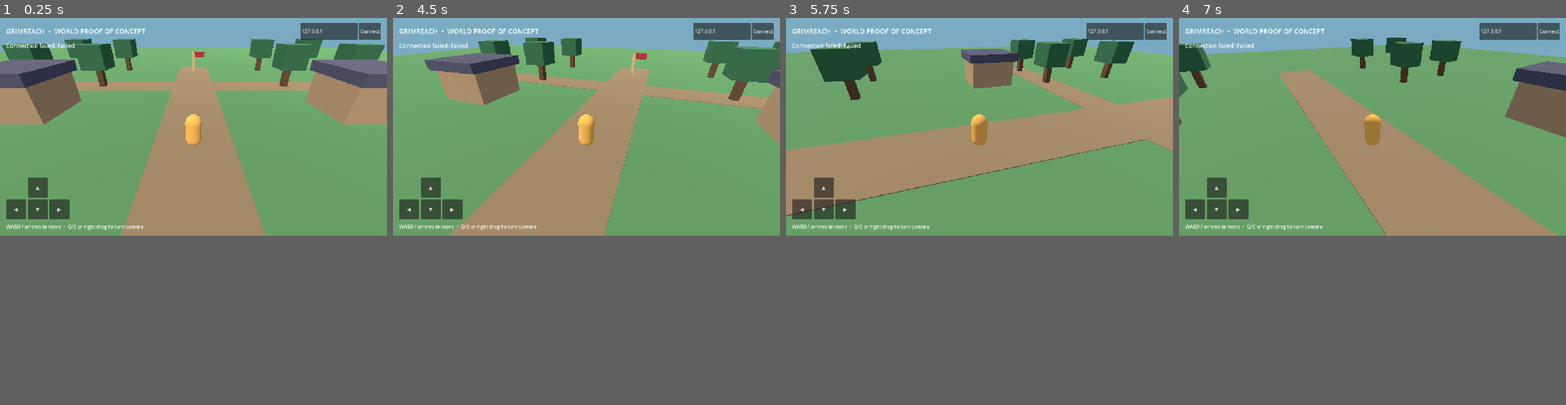
Above: before the commit, frames 1-4 (left to right).
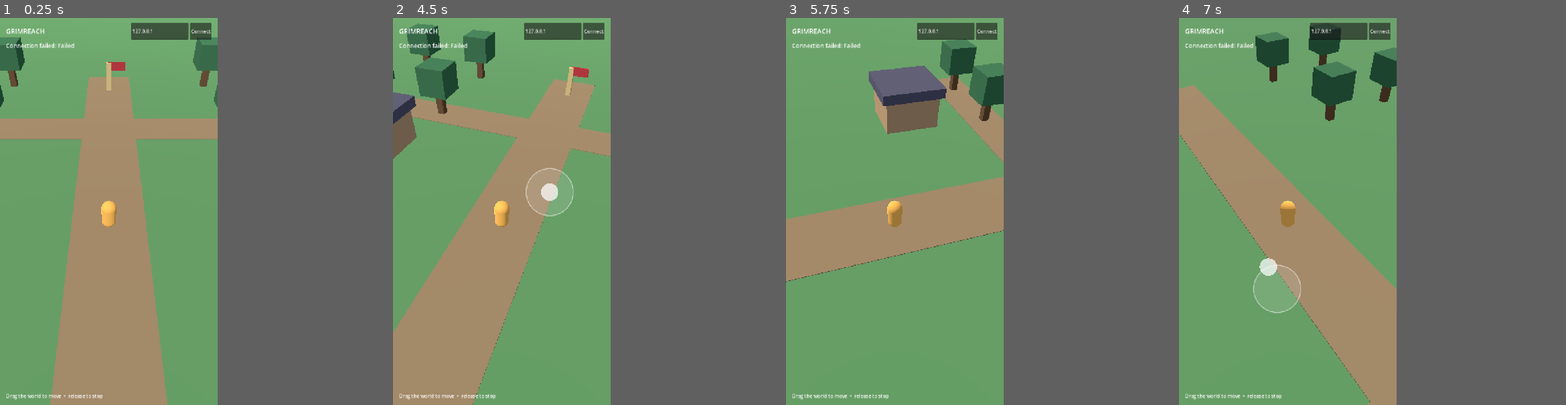
Above: after the commit, the same moments.

Repository: mozrin/grimreach
Game: Godot game, scene res://main.tscn
Same seed, same stepped clock (60 frames per second), same inputs: the game is played once before the commit and once after it.
Inputs (mouse positions are in pixels of both pictures, inside the frame that each line leads up to):
- Up to frame 1 (0.25 s): no input
- Up to frame 2 (4.5 s): click (431, 188) at 0.5 s, where only the run before the commit has a clickable "▲"; click (408, 207) at 1.25 s, where only the run before the commit has a clickable "◀"; click (431, 207) at 2 s, where only the run before the commit has a clickable "▼"; click (451, 207) at 2.75 s, where only the run before the commit has a clickable "▶"; click "Connect" at 3.5 s; move the mouse to (671, 114) at 4.27 s; hold D from 4.28 s (still down); hold Q from 4.28 s (still down); click (671, 114) at 4.42 s
- Up to frame 3 (5.75 s): release D at 5 s; release Q at 5 s; drag from (902, 137) to (960, 168) at 5.02 s
- Up to frame 4 (7 s): move the mouse to (1411, 79) at 5.77 s; hold D 5.78-6.5 s; hold Q 5.78-6.5 s; drag from (1353, 168) to (1256, 95) at 6.52 s
In our replay, the window is 800x450 before the commit and 450x800 after it. These sizes can differ from the game's own. Grey fills any space a smaller window leaves; there, only what the larger window draws over its background counts as a difference.

The runs differ from the first frame. In frame 1, 45% of the frame differs, in the area x 0-100%, y 0-100%; in frame 2, 39%; in frame 3, 39%; in frame 4, 48%.

Commit message:
feat(mobile): add portrait floating joystick
Match the phone movement gesture observed in Dreamdale.

- Drag from any open world touch point to steer
- Stop on release and keep the third-person camera following
- Document portrait controls for Android and Ubuntu

Diff:
--- a/client/main.gd
+++ b/client/main.gd
@@ -2,6 +2,7 @@
 
 const PORT := 7777
 const MOVE_INTERVAL := 0.1
+const JOYSTICK_RADIUS := 78.0
 
 var connection := StreamPeerTCP.new()
 var connected := false
@@ -9,11 +10,14 @@
 var incoming := ""
 var own_id := ""
 var avatars := {}
-var held := {}
 var camera_yaw := 0.0
 var input_elapsed := 0.0
+var move_touch_index := -1
+var move_touch_origin := Vector2.ZERO
+var move_touch_offset := Vector2.ZERO
 
 var camera: Camera3D
+var joystick_visual: Node2D
 var status_label: Label
 var host_edit: LineEdit
 
@@ -35,7 +39,7 @@
 	var target := Vector3.ZERO
 	if own_id != "" and avatars.has(own_id):
 		target = avatars[own_id].position
-	var offset := Vector3(sin(camera_yaw) * 7.0, 5.0, cos(camera_yaw) * 7.0)
+	var offset := Vector3(sin(camera_yaw) * 11.0, 12.0, cos(camera_yaw) * 11.0)
 	camera.position = target + offset
 	camera.look_at(target + Vector3(0, 1.0, 0))
 	if connected:
@@ -46,11 +50,35 @@
 
 
 func _input(event: InputEvent) -> void:
-	if event is InputEventScreenDrag:
-		if event.position.x > get_viewport().get_visible_rect().size.x * 0.52:
-			camera_yaw -= event.relative.x * 0.006
+	if event is InputEventScreenTouch and not event.pressed and event.index == move_touch_index:
+		move_touch_index = -1
+		move_touch_offset = Vector2.ZERO
+		joystick_visual.queue_redraw()
+		if connected:
+			_send_input()
+	if event is InputEventScreenDrag and event.index != move_touch_index:
+		camera_yaw -= event.relative.x * 0.006
 	if event is InputEventMouseMotion and Input.is_mouse_button_pressed(MOUSE_BUTTON_RIGHT):
 		camera_yaw -= event.relative.x * 0.006
+
+
+func _unhandled_input(event: InputEvent) -> void:
+	if event is InputEventScreenTouch and event.pressed and move_touch_index == -1:
+		move_touch_index = event.index
+		move_touch_origin = event.position
+		move_touch_offset = Vector2.ZERO
+		joystick_visual.queue_redraw()
+	if event is InputEventScreenDrag and event.index == move_touch_index:
+		move_touch_offset = (event.position - move_touch_origin).limit_length(JOYSTICK_RADIUS)
+		joystick_visual.queue_redraw()
+
+
+func _draw_joystick() -> void:
+	if move_touch_index == -1:
+		return
+	joystick_visual.draw_circle(move_touch_origin, JOYSTICK_RADIUS, Color(1.0, 1.0, 1.0, 0.12))
+	joystick_visual.draw_arc(move_touch_origin, JOYSTICK_RADIUS, 0.0, TAU, 48, Color(1.0, 1.0, 1.0, 0.5), 3.0, true)
+	joystick_visual.draw_circle(move_touch_origin + move_touch_offset, 29.0, Color(1.0, 1.0, 1.0, 0.72))
 
 
 func _poll_connection() -> void:
@@ -65,6 +93,9 @@
 		connected = false
 		sent_hello = false
 		own_id = ""
+		move_touch_index = -1
+		move_touch_offset = Vector2.ZERO
+		joystick_visual.queue_redraw()
 		_update_status("Connection lost")
 	if state != StreamPeerTCP.STATUS_CONNECTED:
 		return
@@ -112,11 +143,13 @@
 func _send_input() -> void:
 	var horizontal := float(Input.is_key_pressed(KEY_D)) - float(Input.is_key_pressed(KEY_A))
 	var vertical := float(Input.is_key_pressed(KEY_S)) - float(Input.is_key_pressed(KEY_W))
-	horizontal += float(held.get("right", false)) - float(held.get("left", false))
-	vertical += float(held.get("back", false)) - float(held.get("forward", false))
 	var forward := Vector2(-sin(camera_yaw), -cos(camera_yaw))
 	var right := Vector2(cos(camera_yaw), -sin(camera_yaw))
-	var direction := (right * horizontal + forward * -vertical).limit_length(1.0)
+	var direction := right * horizontal + forward * -vertical
+	if move_touch_index != -1 and move_touch_offset.length() > 12.0:
+		var stick := move_touch_offset / JOYSTICK_RADIUS
+		direction += right * stick.x + forward * -stick.y
+	direction = direction.limit_length(1.0)
 	_send({"type": "input", "dx": direction.x, "dz": direction.y})
 
 
@@ -137,10 +170,6 @@
 		return
 	var error := connection.connect_to_host(host, PORT)
 	_update_status("Connecting to %s…" % host if error == OK else "Connection failed: %s" % error_string(error))
-
-
-func _set_touch(action: String, pressed: bool) -> void:
-	held[action] = pressed
 
 
 func _update_status(value: String) -> void:
@@ -216,6 +245,9 @@
 func _build_interface() -> void:
 	var layer := CanvasLayer.new()
 	add_child(layer)
+	joystick_visual = Node2D.new()
+	joystick_visual.draw.connect(_draw_joystick)
+	layer.add_child(joystick_visual)
 	var top := HBoxContainer.new()
 	top.set_anchors_preset(Control.PRESET_TOP_WIDE)
 	top.offset_left = 20
@@ -224,7 +256,7 @@
 	top.offset_bottom = 72
 	layer.add_child(top)
 	var title := Label.new()
-	title.text = "GRIMREACH  •  WORLD PROOF OF CONCEPT"
+	title.text = "GRIMREACH"
 	title.add_theme_font_size_override("font_size", 22)
 	top.add_child(title)
 	var spacer := Control.new()
@@ -248,27 +280,10 @@
 	status_label.add_theme_font_size_override("font_size", 19)
 	layer.add_child(status_label)
 	var hint := Label.new()
-	hint.text = "WASD / arrows to move  •  Q/E or right drag to turn camera"
+	hint.text = "Drag the world to move  •  release to stop"
 	hint.set_anchors_preset(Control.PRESET_BOTTOM_LEFT)
 	hint.offset_left = 20
 	hint.offset_top = -42
 	hint.offset_right = 700
 	hint.offset_bottom = -10
 	layer.add_child(hint)
-	_touch_button(layer, "▲", "forward", Vector2(92, -192))
-	_touch_button(layer, "◀", "left", Vector2(20, -120))
-	_touch_button(layer, "▼", "back", Vector2(92, -120))
-	_touch_button(layer, "▶", "right", Vector2(164, -120))
-
-
-func _touch_button(layer: CanvasLayer, label: String, action: String, at: Vector2) -> void:
-	var button := Button.new()
-	button.text = label
-	button.set_anchors_preset(Control.PRESET_BOTTOM_LEFT)
-	button.offset_left = at.x
-	button.offset_top = at.y
-	button.offset_right = at.x + 66
-	button.offset_bottom = at.y + 66
-	button.button_down.connect(_set_touch.bind(action, true))
-	button.button_up.connect(_set_touch.bind(action, false))
-	layer.add_child(button)
--- a/client/project.godot
+++ b/client/project.godot
@@ -6,10 +6,11 @@
 config/features=PackedStringArray("4.7", "GL Compatibility")
 
 [display]
-window/size/viewport_width=1280
-window/size/viewport_height=720
+window/size/viewport_width=720
+window/size/viewport_height=1280
 window/stretch/mode="canvas_items"
-window/handheld/orientation=0
+window/stretch/aspect="expand"
+window/handheld/orientation=1
 
 [rendering]
 renderer/rendering_method="gl_compatibility"
